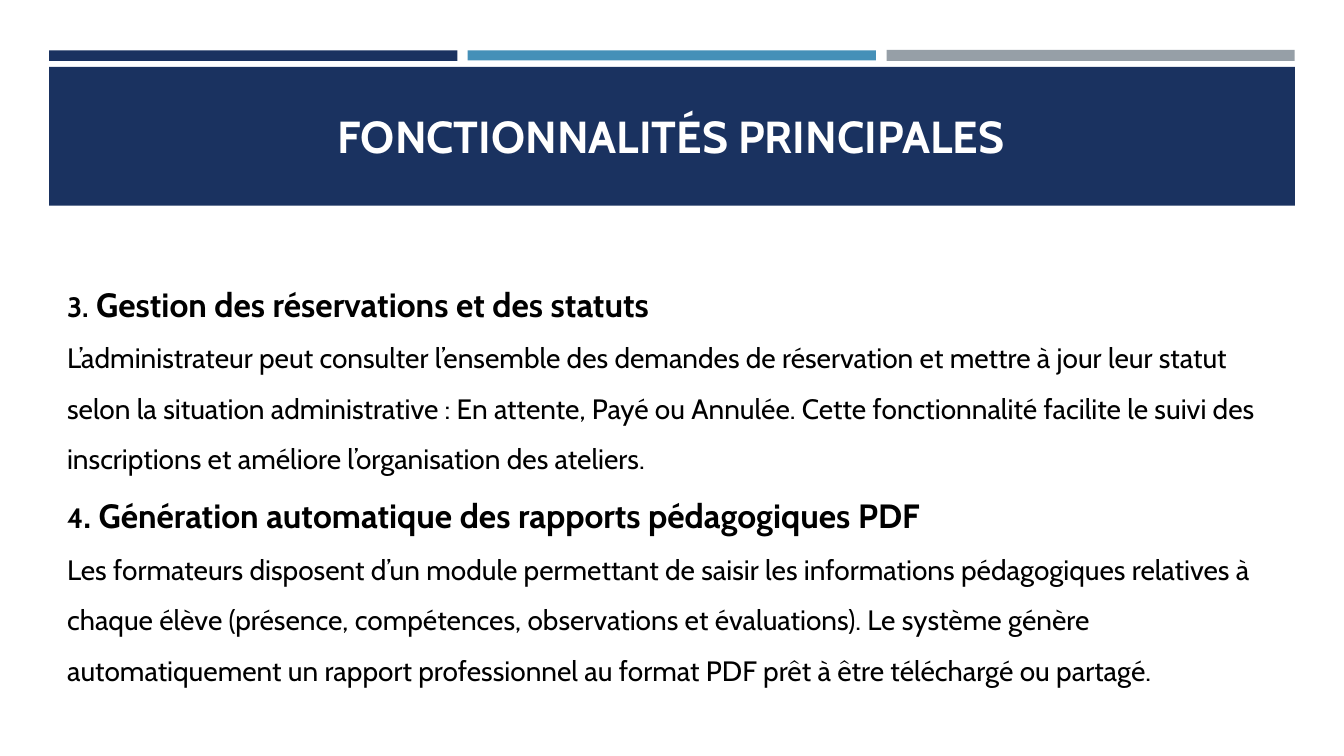
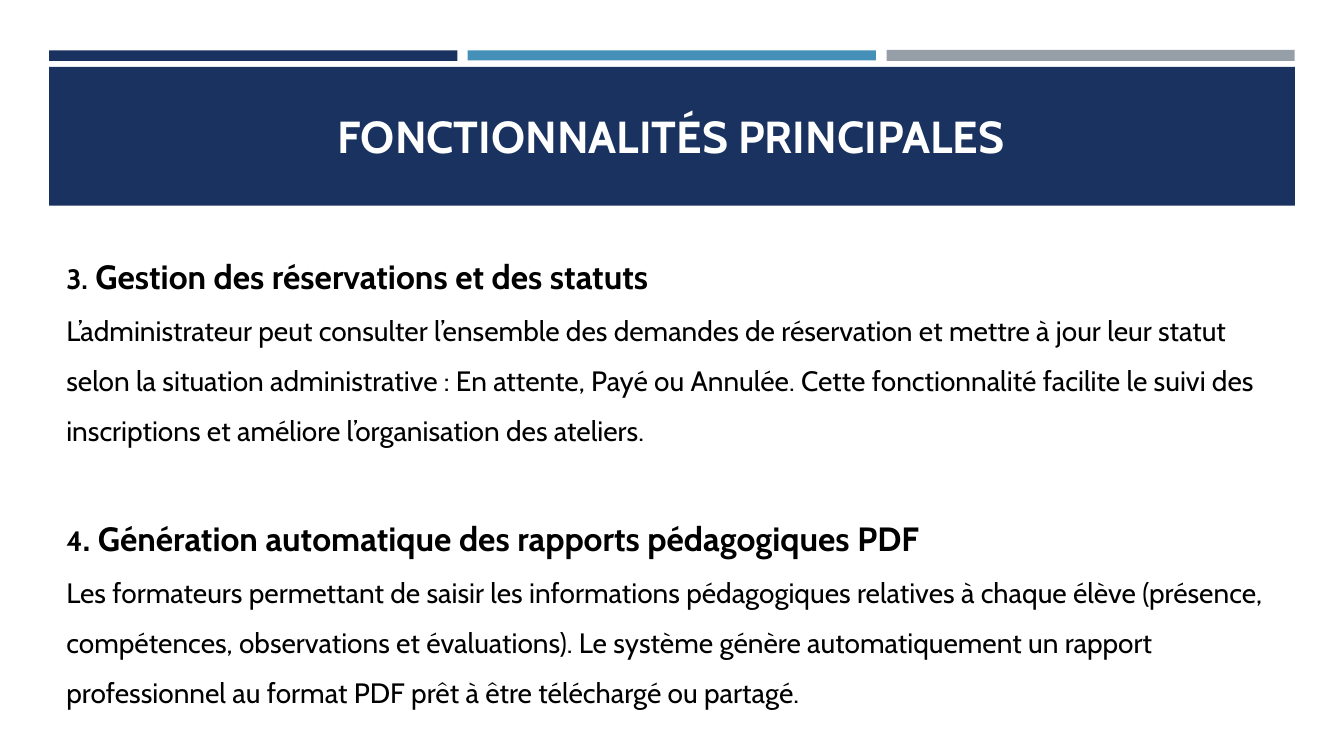
Before and after one commit to saratai2021-creator/summerCamp, a slide deck: slide 8 of la présentation du projet de synthèse.pptx. Drawn at 1344x756 pixels with LibreOffice and Linux fonts; fonts in the diff are those of the drawing. Boxes give left, top, right and bottom in pixels: in the first picture for what was removed or moved away, otherwise in the second. Text is boxed around its words. In the diff, an @@ line names an element or a change of style, - is before the commit and + after.

```diff
--- a/la présentation du projet de synthèse.pptx
+++ b/la présentation du projet de synthèse.pptx
@@ text "3. Gestion des réservations et ...": place and size @@
-text "3. Gestion des réservations et ..." at (67, 291, 1255, 687)
+text "3. Gestion des réservations et ..." at (66, 263, 1262, 710)
@@ text at (66, 582, 1262, 710): text changed @@
-Les formateurs disposent d’un module permettant de saisir les informations pédagogiques relatives à chaque élève (présence, compétences, observations et évaluations). Le système génère automatiquement un rapport professionnel au format PDF prêt à être téléchargé ou partagé.
+Les formateurs permettant de saisir les informations pédagogiques relatives à chaque élève (présence, compétences, observations et évaluations). Le système génère automatiquement un rapport professionnel au format PDF prêt à être téléchargé ou partagé.
```
Also in this commit, not shown: 8 other slides changed, 4 other files.
